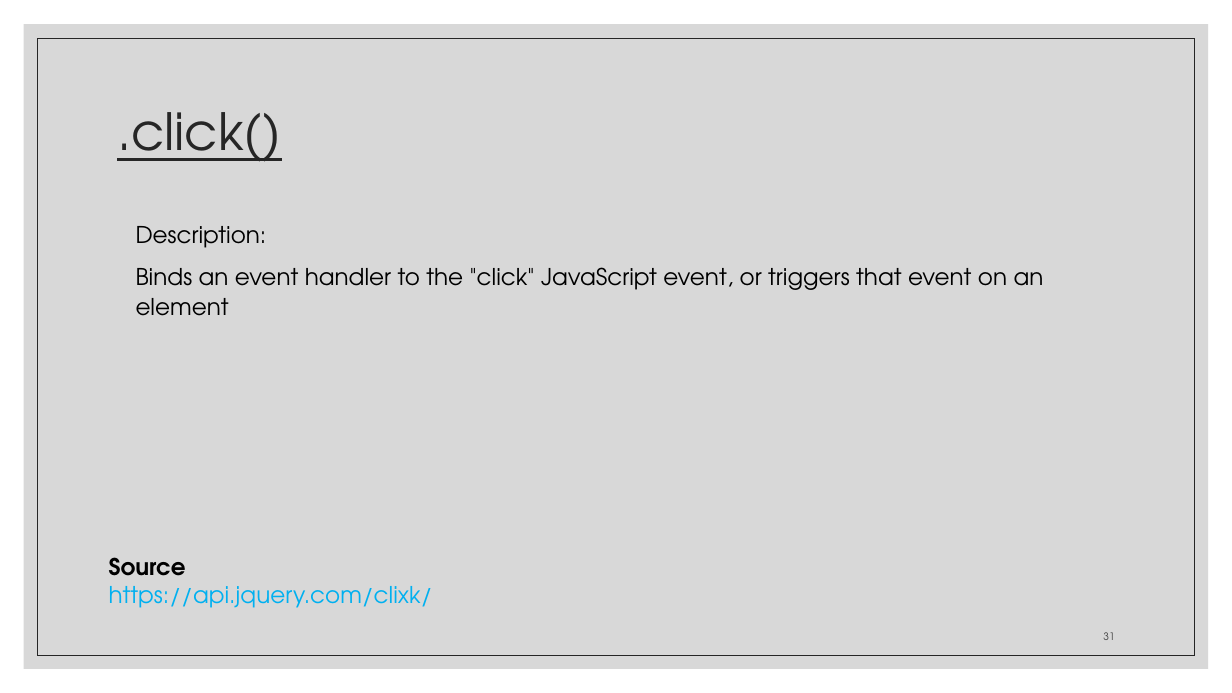
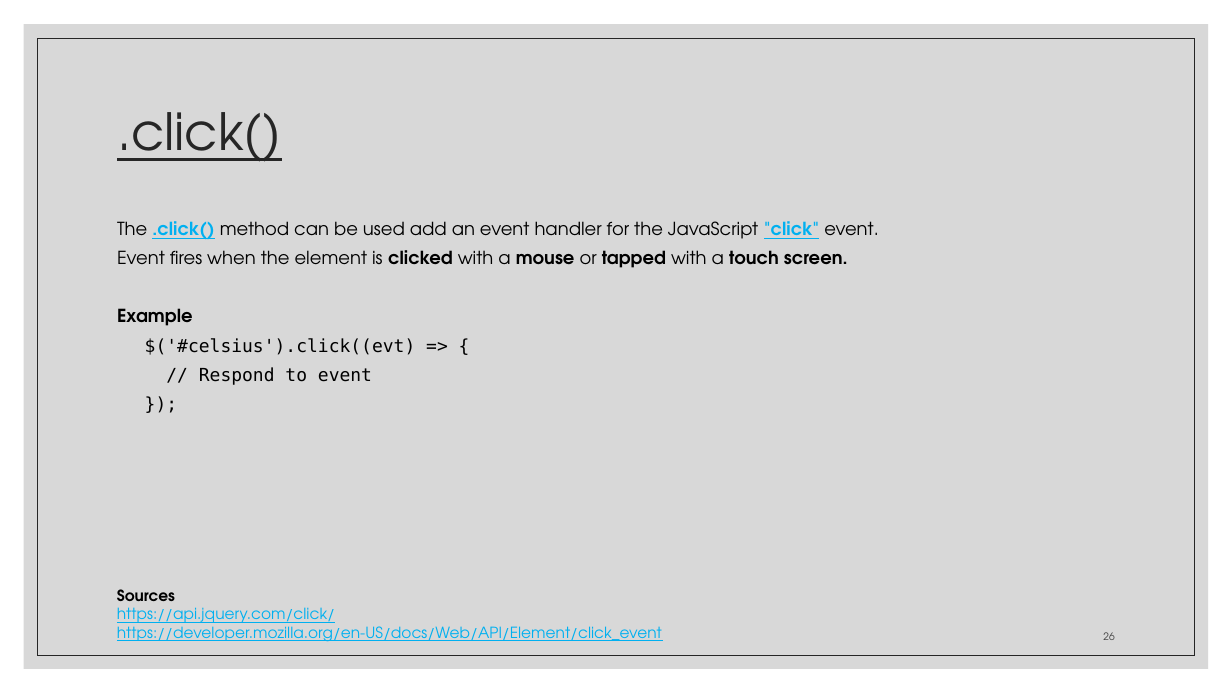
Before and after one commit to zackstotts/base-node-curriculum, a slide deck: slide 26 of unit_00/html_review/05 jQuery.pptx (slide 31 before the commit). Drawn at 1232x693 pixels with LibreOffice and Linux fonts; fonts in the diff are those of the drawing. Boxes give left, top, right and bottom in pixels: in the first picture for what was removed or moved away, otherwise in the second. Text is boxed around its words. In the diff, an @@ line names an element or a change of style, - is before the commit and + after.

Commit message:
jquery slides

```diff
--- a/unit_00/html_review/05 jQuery.pptx
+++ b/unit_00/html_review/05 jQuery.pptx
@@ text at (117, 221, 879, 385): text changed; size 18 to 14 pt @@
-Description:
-Binds an event handler to the "click" JavaScript event, or triggers that event on an element
+The .click() method can be used add an event handler for the JavaScript "click" event.
+Event fires when the element is clicked with a mouse or tapped with a touch screen.
+Example
+  $('#celsius').click((evt) => {
+  // Respond to event
+  });
@@ text removed at (109, 557, 433, 608) @@
-Source
-https://api.jquery.com/clixk/
@@ text added at (117, 589, 662, 642), 12 pt, text #00B0F0, underline @@
+Sources
+https://api.jquery.com/click/
+https://developer.mozilla.org/en-US/docs/Web/API/Element/click_event
@@ page number at (1103, 632, 1114, 640): text changed @@
-31
+26
```
Also in this commit, not shown: 11 other slides changed, 15 slides added, 23 slides removed.
